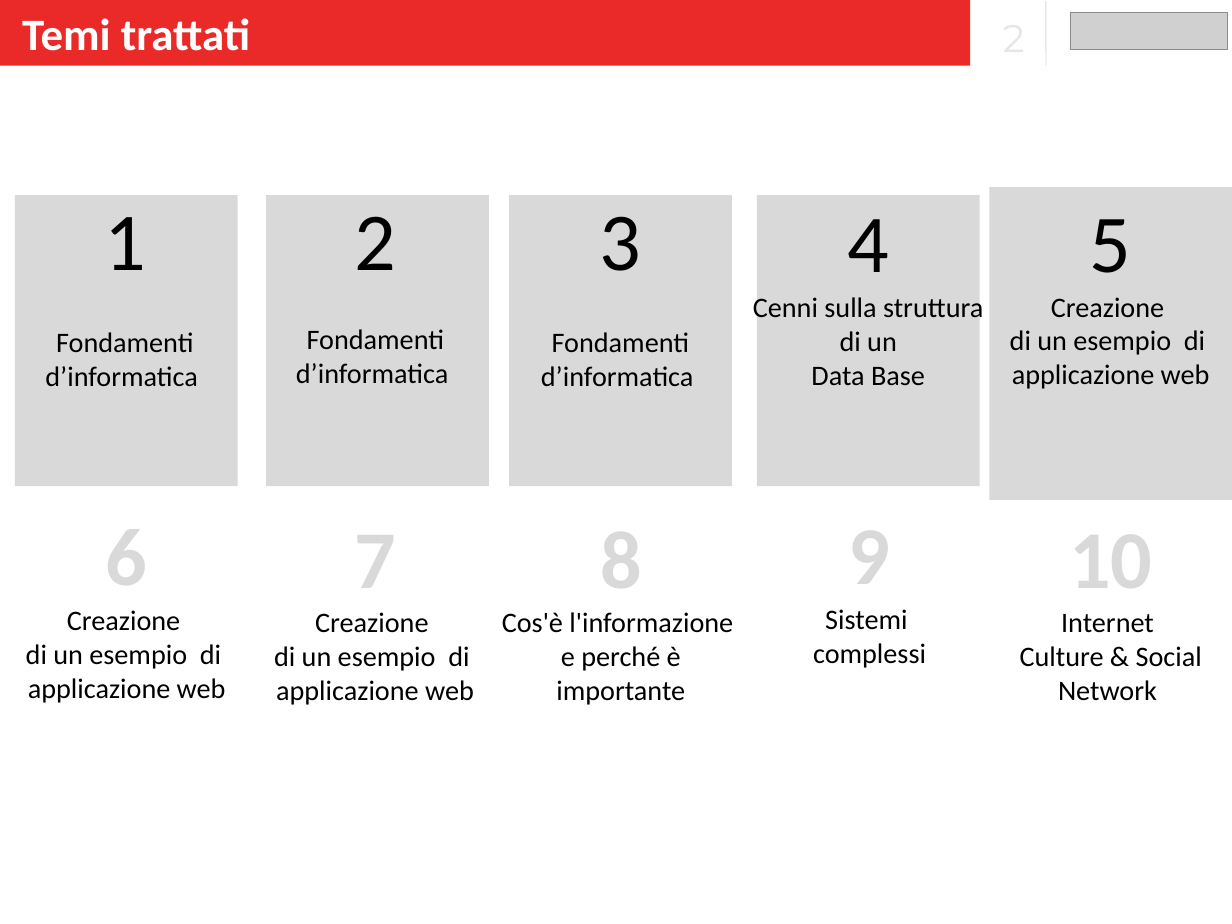
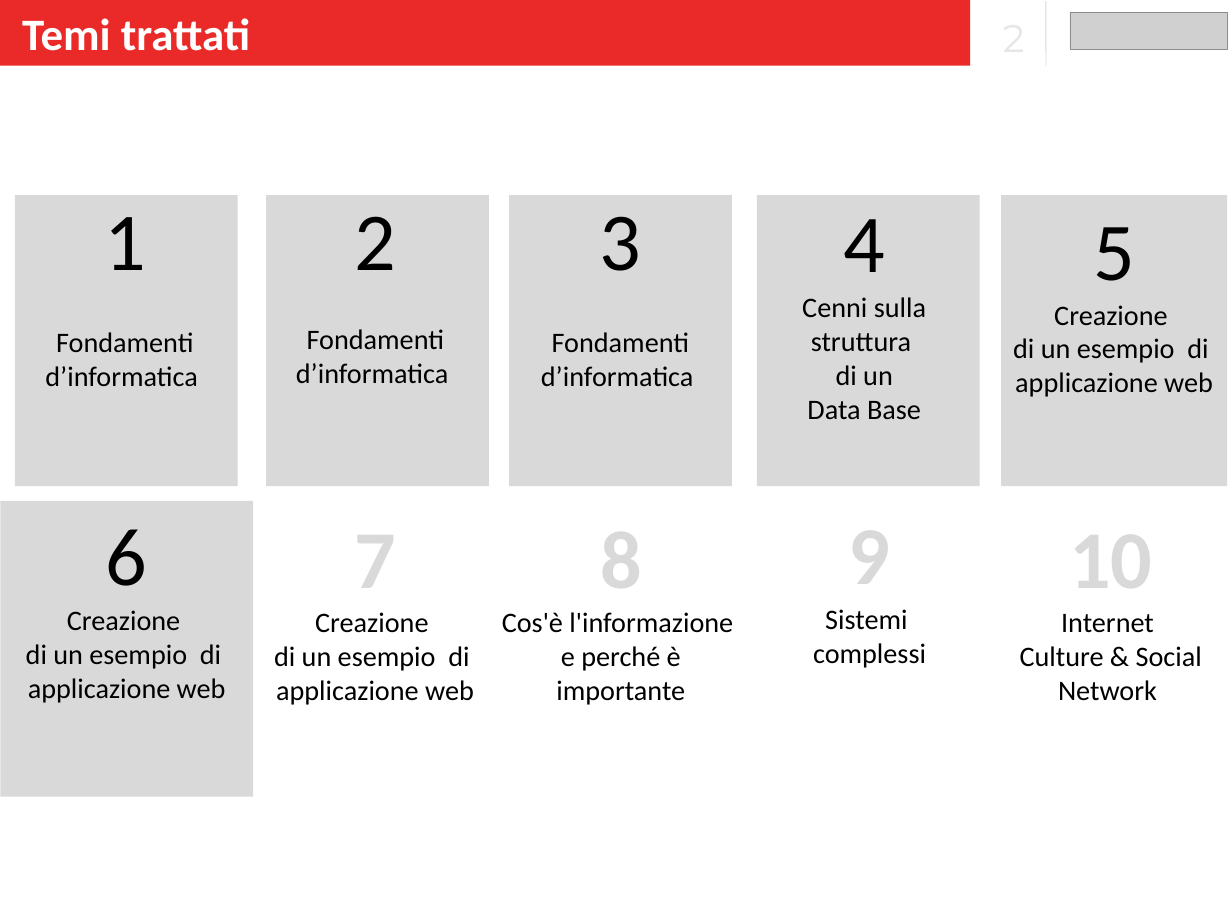
Before and after one commit to banzaiberry/leonardo, a slide deck: slide 2 of Lezioni_5_6_7/Lezione_5/Slide.pptx. Drawn at 1232x924 pixels with LibreOffice and Linux fonts; fonts in the diff are those of the drawing; grey boxes stand for pictures; background and template pictures are left out. Boxes give left, top, right and bottom in pixels: in the first picture for what was removed or moved away, otherwise in the second. Text is boxed around its words. In the diff, an @@ line names an element or a change of style, - is before the commit and + after.

```diff
--- a/Lezioni_5_6_7/Lezione_5/Slide.pptx
+++ b/Lezioni_5_6_7/Lezione_5/Slide.pptx
@@ text "4" rewrapped from box(753, 219, 983, 385) to box(802, 219, 926, 419) @@
@@ rectangle "5": place and size @@
-rectangle "5" at box(989, 187, 1232, 500)
+rectangle "5" at box(1001, 195, 1227, 486)
@@ rectangle "6": place and size @@
-rectangle "6" at box(26, 508, 226, 703)
+rectangle "6" at box(1, 501, 253, 796)
@@ rectangle "6" at box(1, 501, 253, 796): fill none to #D9D9D9 @@
@@ text in rectangle at box(106, 529, 148, 586): text colour #D9D9D9 to #000000, bold off in "6" @@
```
Also in this commit, not shown: 3 other slides changed.
